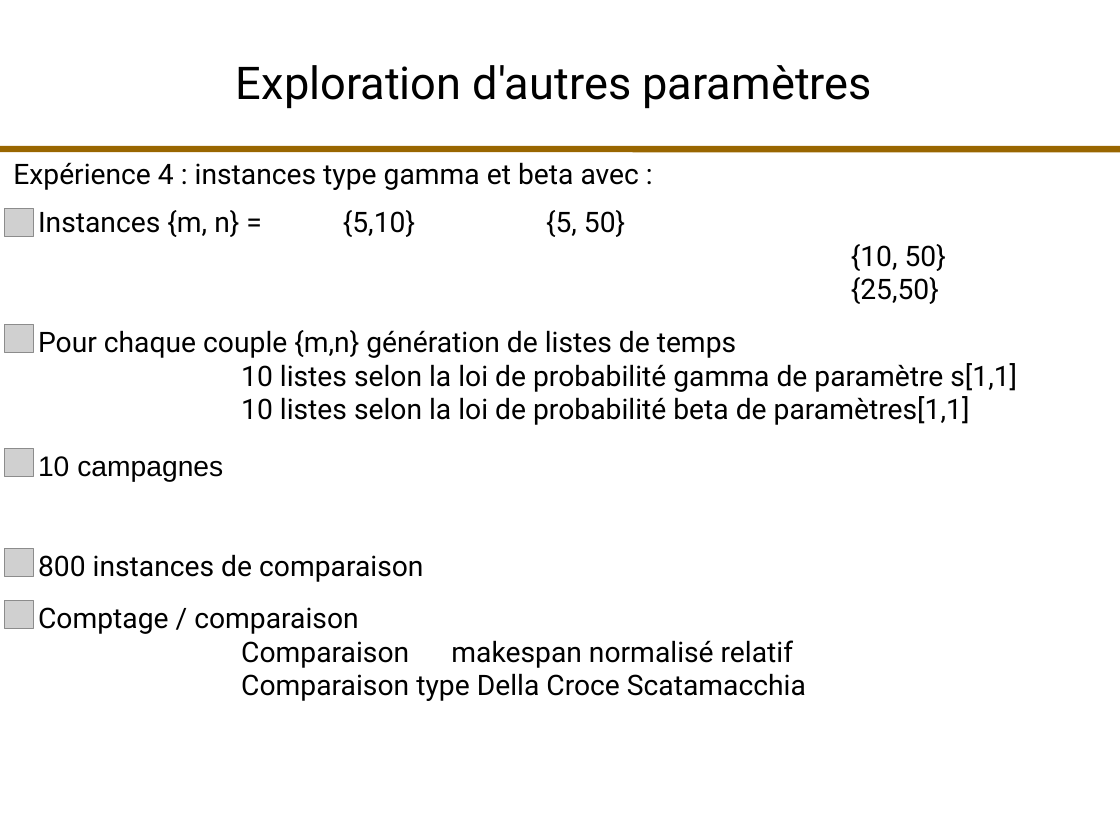
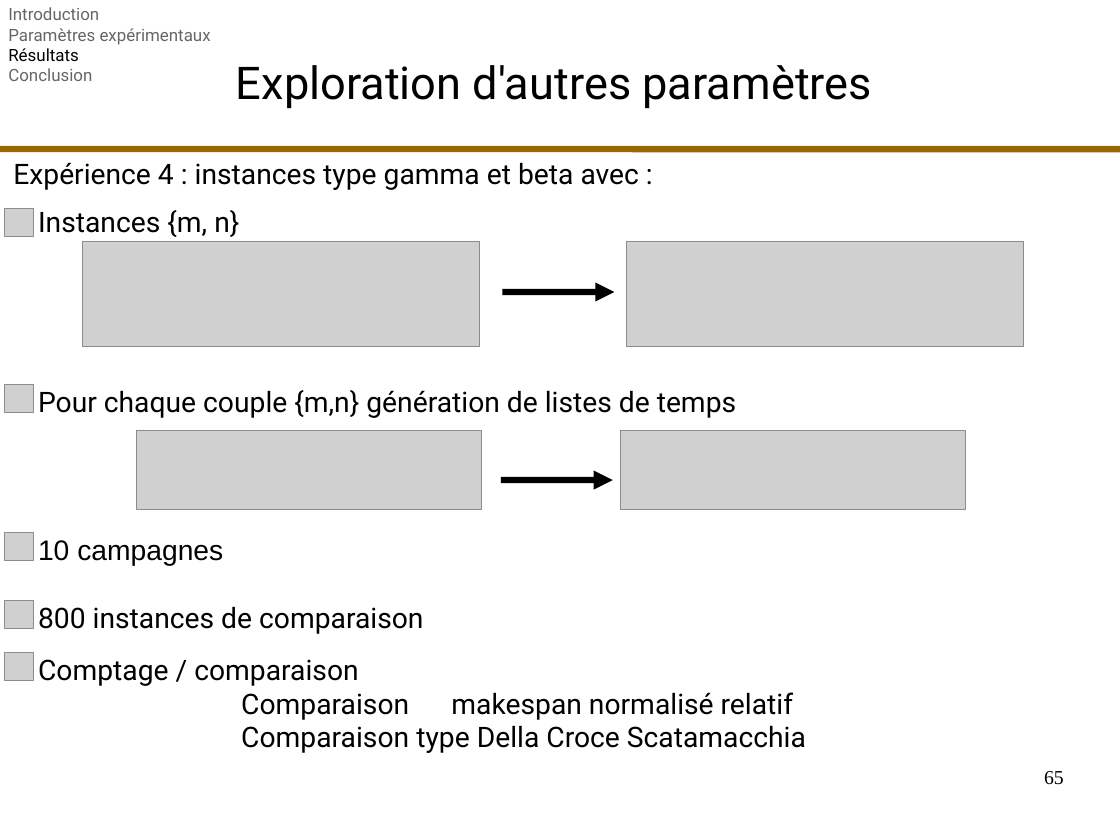
Before and after one commit to fColas68/eprLPT, a slide deck: slide 65 of presentation/presentation.odp (slide 70 before the commit). Drawn at 1120x840 pixels with LibreOffice and Linux fonts; fonts in the diff are those of the drawing; grey boxes stand for pictures. Boxes give left, top, right and bottom in pixels: in the first picture for what was removed or moved away, otherwise in the second. Text is boxed around its words. In the diff, an @@ line names an element or a change of style, - is before the commit and + after.

```diff
--- a/presentation/presentation.odp
+++ b/presentation/presentation.odp
@@ text added at [8,7,211,81], 12 pt, text #666666 @@
+Introduction
+Paramètres expérimentaux
+Résultats
+Conclusion
@@ text at [38,210,239,237]: text changed @@
-Instances {m, n} = {5,10} {5, 50}
-{10, 50}
-{25,50}
+Instances {m, n}
@@ picture added at [82,242,481,347] @@
@@ picture added at [626,242,1024,347] @@
@@ arrow added from (502, 292) to (615, 292), #000000 4.51 pt @@
@@ picture: place and size @@
-picture at [4,324,33,353]
+picture at [4,384,33,413]
@@ text at [38,390,736,418]: text changed @@
-Pour chaque couple {m,n} génération de listes de temps
-10 listes selon la loi de probabilité gamma de paramètre s[1,1]
-10 listes selon la loi de probabilité beta de paramètres[1,1]
+Pour chaque couple {m,n} génération de listes de temps
@@ picture added at [137,431,482,509] @@
@@ picture added at [621,431,966,509] @@
@@ arrow added from (501, 480) to (613, 480), #000000 4.51 pt @@
@@ picture: place and size @@
-picture at [4,548,33,576]
+picture at [4,533,33,561]
@@ text "10 campagnes": place and size @@
-text "10 campagnes" at [38,456,223,482]
+text "10 campagnes" at [38,540,223,566]
@@ text "800 instances de comparaison": place and size @@
-text "800 instances de comparaison" at [38,554,423,582]
+text "800 instances de comparaison" at [38,606,423,634]
@@ picture: place and size @@
-picture at [4,448,33,477]
+picture at [4,652,33,681]
@@ text "Comptage / comparaison": place and size @@
-text "Comptage / comparaison" at [38,607,806,701]
+text "Comptage / comparaison" at [38,659,806,753]
@@ page number added at [1044,771,1064,785], 14 pt, text #000000 @@
+65
```
Also in this commit, not shown: 72 other slides changed, 10 slides added, 12 slides removed.
